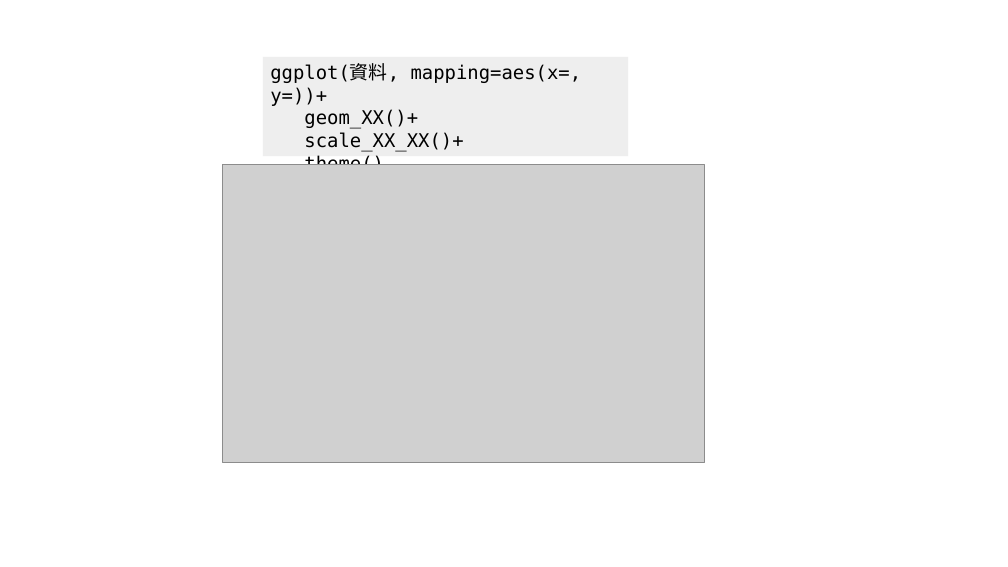
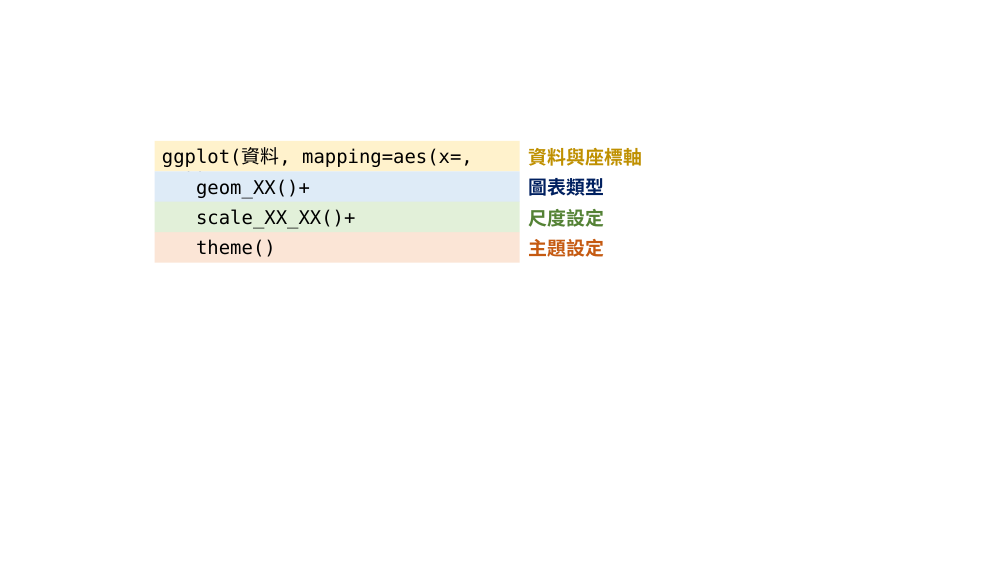
Before and after one commit to ChiaJung-Yeh/Transport-Analysis, a slide deck: slide 12 of figure/figure.pptx. Drawn at 1008x567 pixels with LibreOffice and Linux fonts; fonts in the diff are those of the drawing; grey boxes stand for pictures. Boxes give left, top, right and bottom in pixels: in the first picture for what was removed or moved away, otherwise in the second. Text is boxed around its words. In the diff, an @@ line names an element or a change of style, - is before the commit and + after.

```diff
--- a/figure/figure.pptx
+++ b/figure/figure.pptx
@@ text in rectangle at [304,109,463,165]: paragraphs removed @@
-geom_XX()+
-scale_XX_XX()+
-theme()
@@ rectangle "ggplot(資料, mapping=aes(x=, y=))+": place and size @@
-rectangle "ggplot(資料, mapping=aes(x=, y=))+" at [263,57,628,156]
+rectangle "ggplot(資料, mapping=aes(x=, y=))+" at [154,141,520,171]
@@ rectangle "ggplot(資料, mapping=aes(x=, y=))+" at [154,141,520,171]: fill #EEEEEE to #FFF2CC @@
@@ text added at [529,145,642,170], 18 pt, text #BF9000, bold @@
+資料與座標軸
@@ rectangle added at [154,172,520,202], fill #DEEBF7, 18 pt, text #000000 @@
+geom_XX()+
@@ picture removed at [222,165,704,463] @@
@@ text added at [529,178,605,196], 18 pt, text #002060, bold @@
+圖表類型
@@ rectangle added at [154,202,520,232], fill #E2F0D9, 18 pt, text #000000 @@
+scale_XX_XX()+
@@ text added at [529,209,605,227], 18 pt, text #548235, bold @@
+尺度設定
@@ rectangle added at [154,232,520,262], fill #FBE5D6, 18 pt, text #000000 @@
+theme()
@@ text added at [529,239,605,257], 18 pt, text #C55A11, bold @@
+主題設定
```
Also in this commit, not shown: 12 other files.
